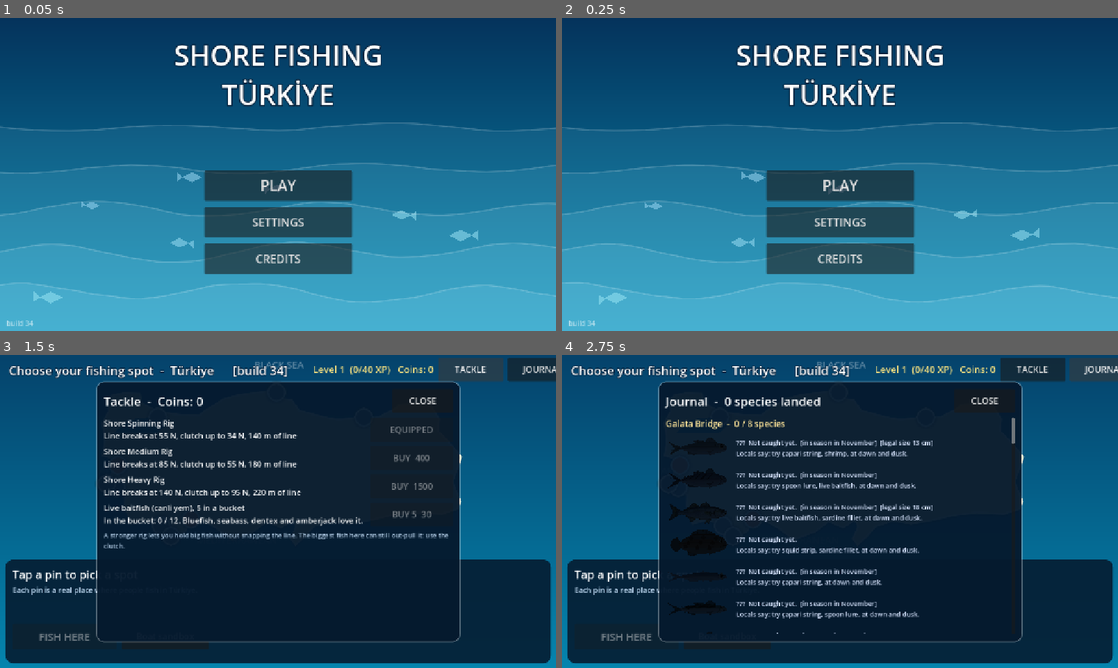
Above: before the commit, frames 1-4 (two rows, left to right).
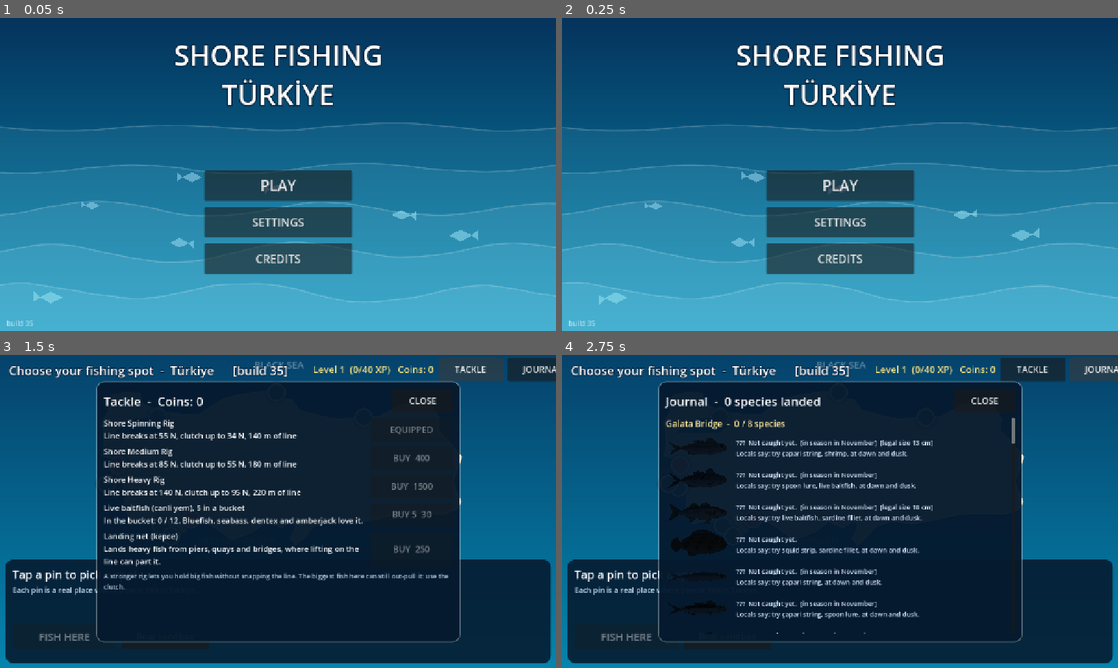
Above: after the commit, the same moments.

Repository: nextlevelcorp/godot_fishing_rpg
Game: Godot game, scene res://title_screen.tscn
Same seed, same stepped clock (60 frames per second), same inputs: the game is played once before the commit and once after it.
Inputs:
- Up to frame 1 (0.05 s): no input
- Up to frame 2 (0.25 s): no input
- Up to frame 3 (1.5 s): click "PLAY" at 0.5 s; click "TACKLE" at 1.25 s
- Up to frame 4 (2.75 s): click "JOURNAL" at 2 s

The runs differ from the first frame. In frame 1, less than 0.1% of the frame differs, in the area x 5-6%, y 96-99%; in frame 2, less than 0.1%; in frame 3, 2.2%, in the area x 18-81%, y 3-75%; in frame 4, less than 0.1%.

Commit message:
feat: landing net needed for heavy fish from piers, quays and bridges (build 35)
Lifting a fish on the line from height can part it: weight times about 2 g
against the line's breaking force. Without a net the fish is lost at the
last moment with the reason shown; the tackle shop sells a kepce for 250
coins. Rocks and beaches need none.

Design: GAME_DESIGN.md Landing net

Co-Authored-By: Claude Opus 5.5 <noreply@anthropic.com>
Claude-Session: https://claude.ai/code/session_01HLtjWBZvxzhjVtsJywwULp

Diff:
--- a/game_session.gd
+++ b/game_session.gd
@@ -11,7 +11,7 @@
 
 ## Shown on screen so a player can tell a fresh deploy from a page the browser cached.
 ## Bump it with every build that changes behaviour.
-const BUILD := "build 34"
+const BUILD := "build 35"
 const SAVE_PATH := "user://save.cfg"
 const SAVE_VERSION := 1
 const START_RIG := "shore_spinning_rig"
@@ -45,6 +45,9 @@
 ## Float rig (bait hangs at the float depth, bites show on the float) or bottom rig (dip takımı:
 ## a sinker holds the bait on the bottom, bites show on the rod tip and its bell). Saved.
 static var rig_mode := "float"
+## A landing net (kepçe): needed to land a heavy fish from a pier, quay or bridge. Saved.
+static var has_net := false
+const NET_PRICE := 250
 const LIVE_BAIT_MAX := 12
 const LIVE_BAIT_SPECIES: Array[String] = ["mediterranean_horse_mackerel", "european_anchovy", "atlantic_mackerel"]
 static var xp := 0
@@ -122,6 +125,7 @@
 	hook_id = String(hk) if (hk is String and Tackle.HOOKS.has(hk)) else "h4"
 	live_bait = clampi(_to_int(cfg.get_value("tackle", "live", 0)), 0, LIVE_BAIT_MAX)
 	rig_mode = "bottom" if cfg.get_value("tackle", "rig", "float") == "bottom" else "float"
+	has_net = cfg.get_value("tackle", "net", false) == true
 	best_kg = _clean(cfg.get_value("journal", "best_kg", {}), true)
 	counts = _clean(cfg.get_value("journal", "counts", {}), false)
 	for k: String in counts:
@@ -144,6 +148,7 @@
 	cfg.set_value("tackle", "hook", hook_id)
 	cfg.set_value("tackle", "live", live_bait)
 	cfg.set_value("tackle", "rig", rig_mode)
+	cfg.set_value("tackle", "net", has_net)
 	cfg.set_value("journal", "best_kg", best_kg)
 	cfg.set_value("journal", "counts", counts)
 	var err := cfg.save(SAVE_PATH)
@@ -289,6 +294,15 @@
 	return true
 
 
+static func buy_net() -> bool:
+	if has_net or coins < NET_PRICE:
+		return false
+	coins -= NET_PRICE
+	has_net = true
+	save()
+	return true
+
+
 ## Buys and equips a rig. Returns false if already owned or not enough coins.
 static func buy_rig(id: String, price: int) -> bool:
 	if owned_rigs.has(id) or coins < price:
--- a/shore_fishing.gd
+++ b/shore_fishing.gd
@@ -1337,6 +1337,17 @@
 
 func _on_caught(id: String, weight_kg: float) -> void:
 	var sp := BiomeDB.get_species(id)
+	# From a pier, quay or bridge the fish has to come up through the air. Lifted on the line, its
+	# weight plus the jerk of the lift (about twice its weight) can part the line; a net takes it.
+	var high := _on_pier() or String(_spot["kind"]) == "bridge" or String(_spot["kind"]) == "harbor"
+	if high and not GameSession.has_net and weight_kg * 9.81 * 2.0 > _fishing.line_break_force_n:
+		_buzz(250)
+		_amb.play("snap", 0.8)
+		_amb.play("splash", 1.0)
+		_result_label.text = "Lost it at the last moment!"
+		_set_status("Too heavy to lift on the line from up here. A landing net (kepce) would have saved it")
+		_end_fight()
+		return
 	# Turkish amateur rules (Regulations): under-size fish, a second turbot, or fish past the daily
 	# 5 kg go back into the sea. You still learn from it: a few XP, no coins, no journal entry.
 	var cm := Regulations.length_cm(id, weight_kg)
--- a/turkey_map.gd
+++ b/turkey_map.gd
@@ -405,6 +405,22 @@
 		_open_tackle())
 	bb.disabled = GameSession.coins < LIVE_BAIT_PRICE or GameSession.live_bait >= GameSession.LIVE_BAIT_MAX
 	bait_row.add_child(bb)
+	var net_row := HBoxContainer.new()
+	net_row.add_theme_constant_override("separation", 12)
+	_overlay_list.add_child(net_row)
+	var net_info := _make_label(net_row, 18, Color.WHITE)
+	net_info.text = "Landing net (kepce)\nLands heavy fish from piers, quays and bridges, where lifting on the line can part it."
+	var nb: Button
+	if GameSession.has_net:
+		nb = _make_button("OWNED", 190.0, func() -> void: pass)
+		nb.disabled = true
+	else:
+		nb = _make_button("BUY  %d" % GameSession.NET_PRICE, 190.0, func() -> void:
+			GameSession.buy_net()
+			_update_coins()
+			_open_tackle())
+		nb.disabled = GameSession.coins < GameSession.NET_PRICE
+	net_row.add_child(nb)
 	var tip := _make_label(_overlay_list, 15, Color(0.7, 0.8, 0.9))
 	tip.text = "A stronger rig lets you hold big fish without snapping the line. The biggest fish here can still out-pull it: use the clutch."
 	_overlay.visible = true
Not shown, changed: GAME_DESIGN.md
